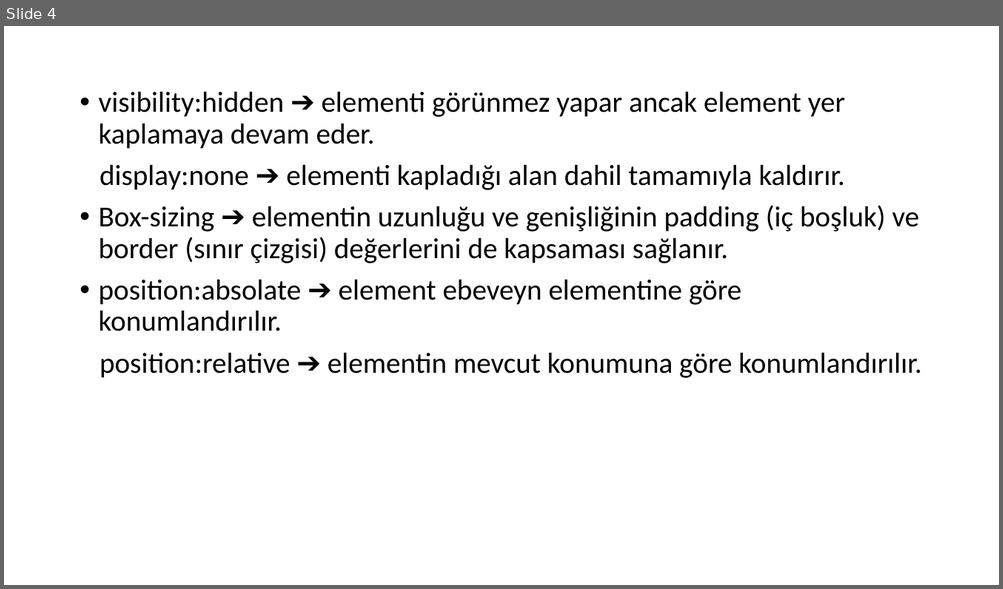
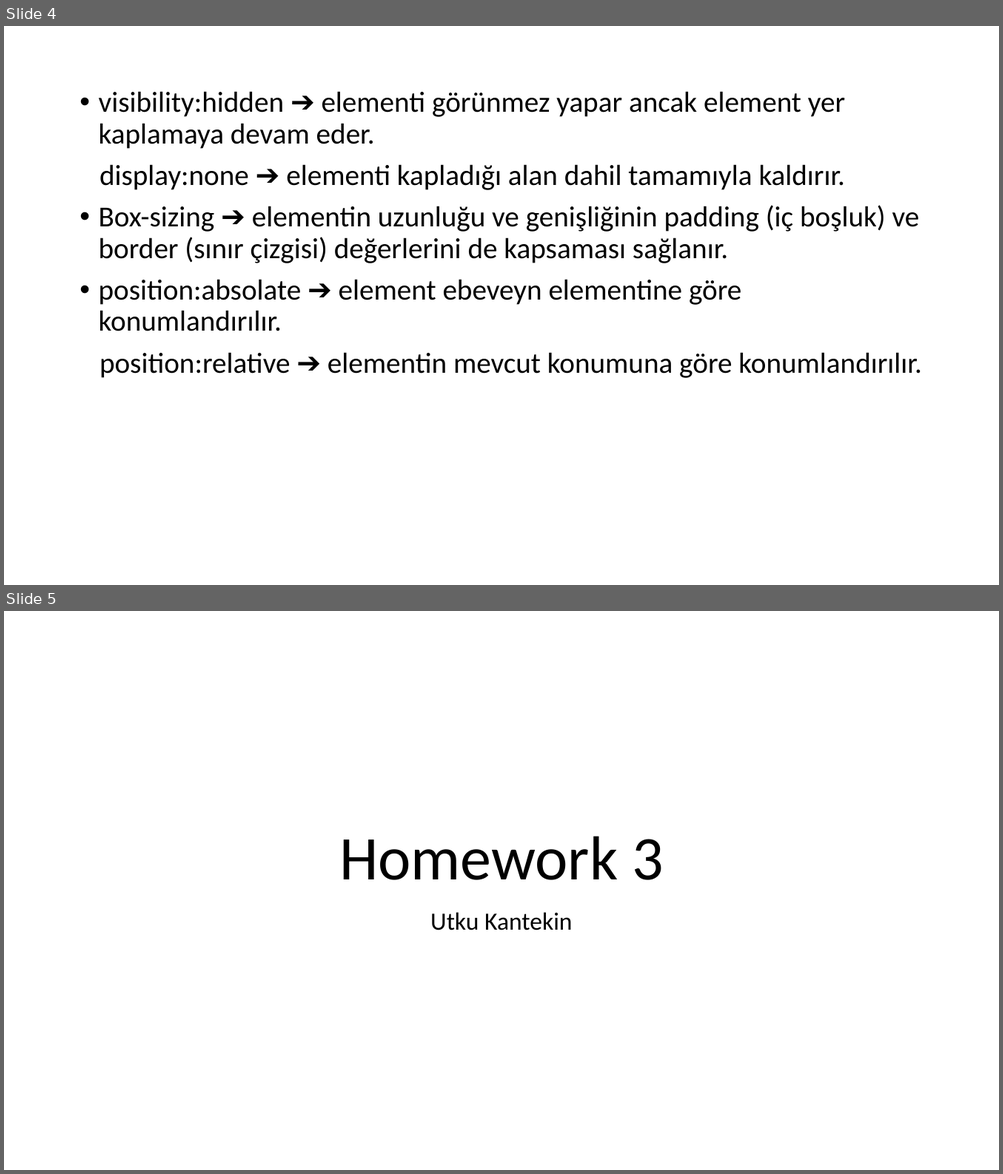
Before and after one commit to TechCareer-FrontEnd-1/tubisad-frontend-boredpanda11, a slide deck: hw.pptx. Shown one above the other, each under a label of ours: slide 4 before the commit, slides 4 and 5 after it. The pictures are 1003x589 and 1003x1174 pixels, drawn with LibreOffice and Linux fonts; fonts in the diff are those of the drawing. Boxes give left, top, right and bottom in pixels: in the first picture for what was removed or moved away, otherwise in the second. Text is boxed around its words. In the diff, an @@ line names an element or a change of style, - is before the commit and + after.

```diff
--- a/hw.pptx
+++ b/hw.pptx
@@ slide 5 added at (4,611,999,1170), background #FFFFFF @@
@@ title added at (339,836,663,880), 60 pt, text #000000 @@
+Homework 3
@@ subtitle added at (430,912,572,931), 24 pt, text #000000 @@
+Utku Kantekin
```
Also in this commit, not shown: 1 other slide added.
